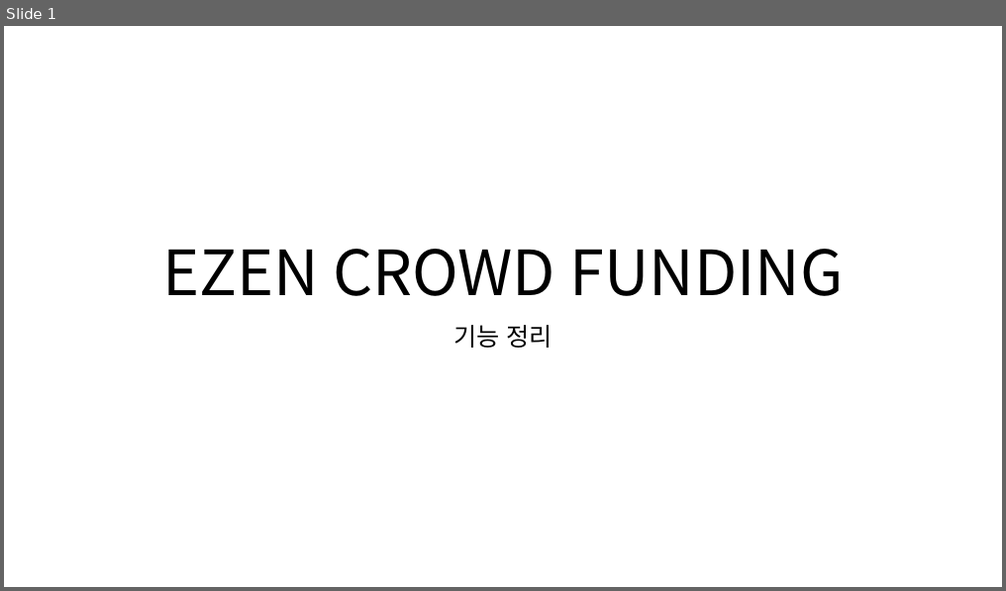
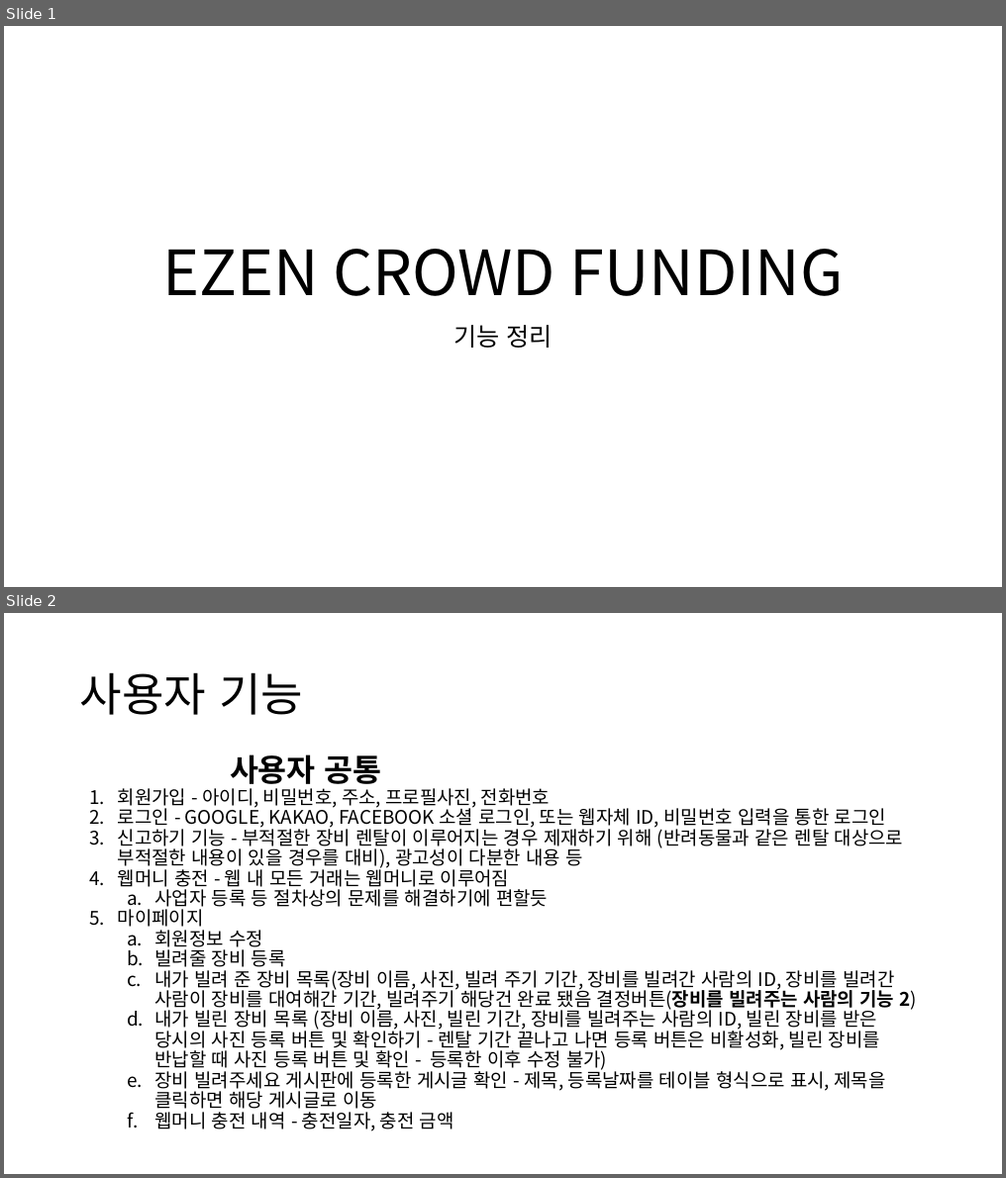
Before and after one commit to ezenteam2/RentalEquip, a slide deck: 1 기능 정의/project04 - 기능 정의 - 현태.pptx. Shown one above the other, each under a label of ours: slide 1 before the commit, slides 1 and 2 after it. The pictures are 1006x591 and 1006x1178 pixels, drawn with LibreOffice and Linux fonts; fonts in the diff are those of the drawing. Boxes give left, top, right and bottom in pixels: in the first picture for what was removed or moved away, otherwise in the second. Text is boxed around its words. In the diff, an @@ line names an element or a change of style, - is before the commit and + after.

```diff
--- a/1 기능 정의/project04 - 기능 정의 - 현태.pptx
+++ b/1 기능 정의/project04 - 기능 정의 - 현태.pptx
@@ slide 2 added at [4,613,1002,1174], background #FFFFFF @@
@@ title added at [80,672,303,715], 44 pt, text #000000 @@
+사용자 기능
@@ text added at [118,755,918,1132], 18 pt, text #000000 @@
+사용자 공통
+1. 회원가입 - 아이디, 비밀번호, 주소, 프로필사진, 전화번호
+2. 로그인 - GOOGLE, KAKAO, FACEBOOK 소셜 로그인, 또는 웹자체 ID, 비밀번호 입력을 통한 로그인
+3. 신고하기 기능 - 부적절한 장비 렌탈이 이루어지는 경우 제재하기 위해 (반려동물과 같은 렌탈 대상으로 부적절한 내용이 있을 경우를 대비), 광고성이 다분한 내용 등
+4. 웹머니 충전 - 웹 내 모든 거래는 웹머니로 이루어짐
+  a. 사업자 등록 등 절차상의 문제를 해결하기에 편할듯
+5. 마이페이지
+  a. 회원정보 수정
+  b. 빌려줄 장비 등록
+  c. 내가 빌려 준 장비 목록(장비 이름, 사진, 빌려 주기 기간, 장비를 빌려간 사람의 ID, 장비를 빌려간 사람이 장비를 대여해간 기간, 빌려주기 해당건 완료 됐음 결정버튼(장비를 빌려주는 사람의 기능 2)
+  d. 내가 빌린 장비 목록 (장비 이름, 사진, 빌린 기간, 장비를 빌려주는 사람의 ID, 빌린 장비를 받은 당시의 사진 등록 버튼 및 확인하기 - 렌탈 기간 끝나고 나면 등록 버튼은 비활성화, 빌린 장비를 반납할 때 사진 등록 버튼 및 확인 - 등록한 이후 수정 불가)
+  e. 장비 빌려주세요 게시판에 등록한 게시글 확인 - 제목, 등록날짜를 테이블 형식으로 표시, 제목을 클릭하면 해당 게시글로 이동
+  f. 웹머니 충전 내역 - 충전일자, 충전 금액
```
Also in this commit, not shown: 2 other slides changed, 2 other slides added, 2 other files.
